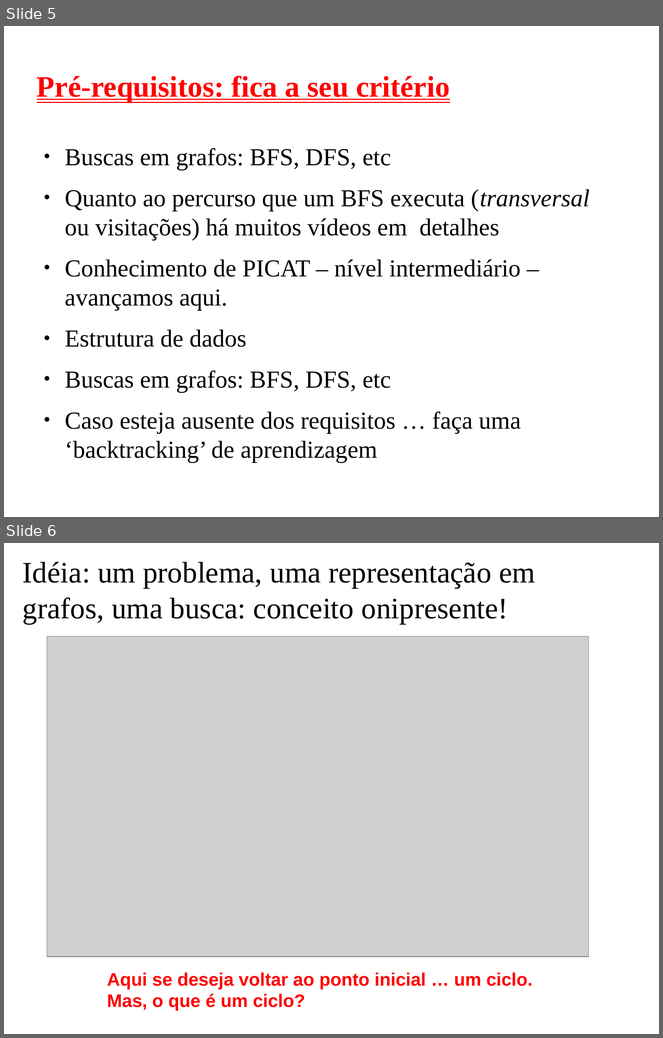
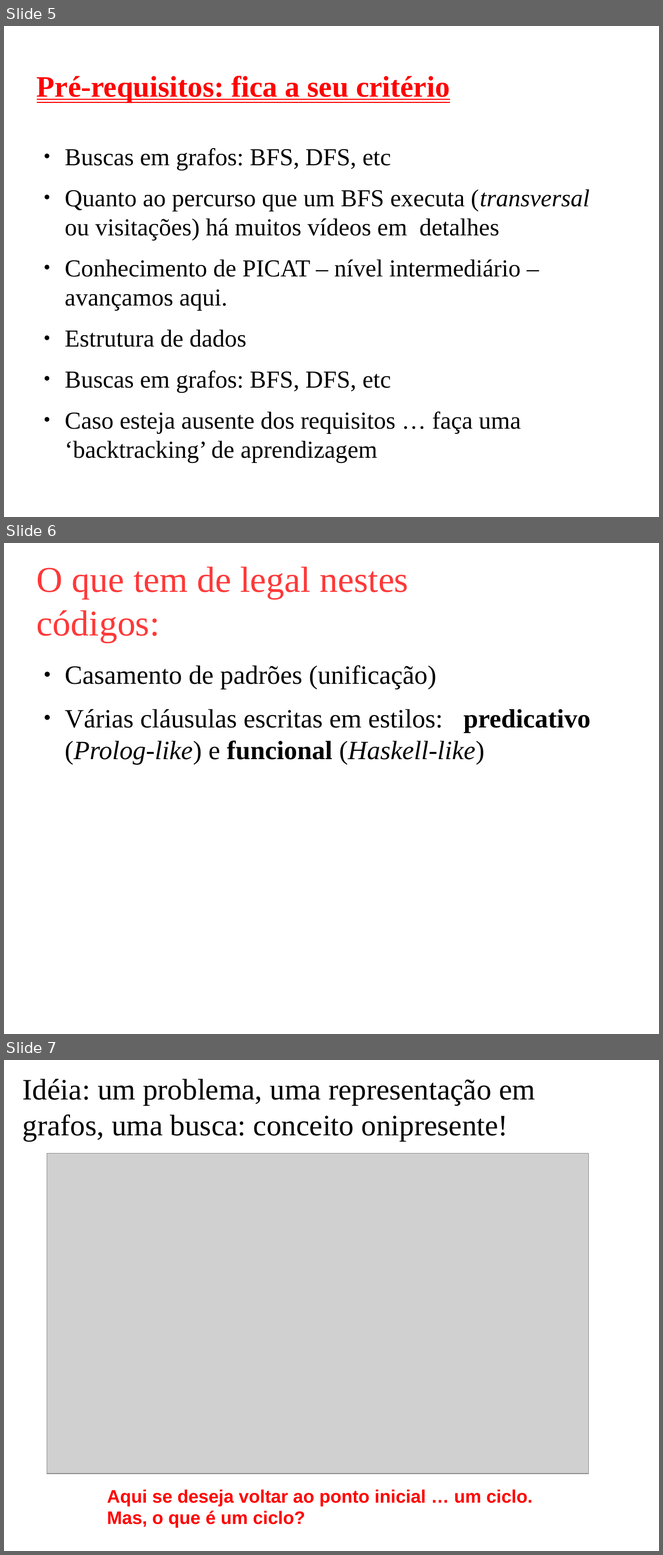
Before and after one commit to claudiosa/CCS, a slide deck: picat/YOUTUBE_BFS_PICAT/slides_bfs.odp. Shown one above the other, each under a label of ours: slides 5 and 6 before the commit, slides 5, 6 and 7 after it. The pictures are 663x1038 and 663x1555 pixels, drawn with LibreOffice and Linux fonts; fonts in the diff are those of the drawing; grey boxes stand for pictures; background and template pictures are left out. Boxes give left, top, right and bottom in pixels: in the first picture for what was removed or moved away, otherwise in the second. Text is boxed around its words. In the diff, an @@ line names an element or a change of style, - is before the commit and + after.

```diff
--- a/picat/YOUTUBE_BFS_PICAT/slides_bfs.odp
+++ b/picat/YOUTUBE_BFS_PICAT/slides_bfs.odp
@@ slide 6 added at <box>4,543,659,1034</box>, background picture (left out) @@
@@ title added at <box>37,566,409,642</box>, 44 pt, text #FF3838 @@
+O que tem de legal nestes códigos:
@@ text added at <box>65,665,591,765</box>, 32 pt, text #000000 @@
+● Casamento de padrões (unificação)
+● Várias cláusulas escritas em estilos: predicativo (Prolog-like) e funcional (Haskell-like)
@@ what was slide 6 is now slide 7 @@
```
Also in this commit, not shown: 4 slides changed, 3 other files.
